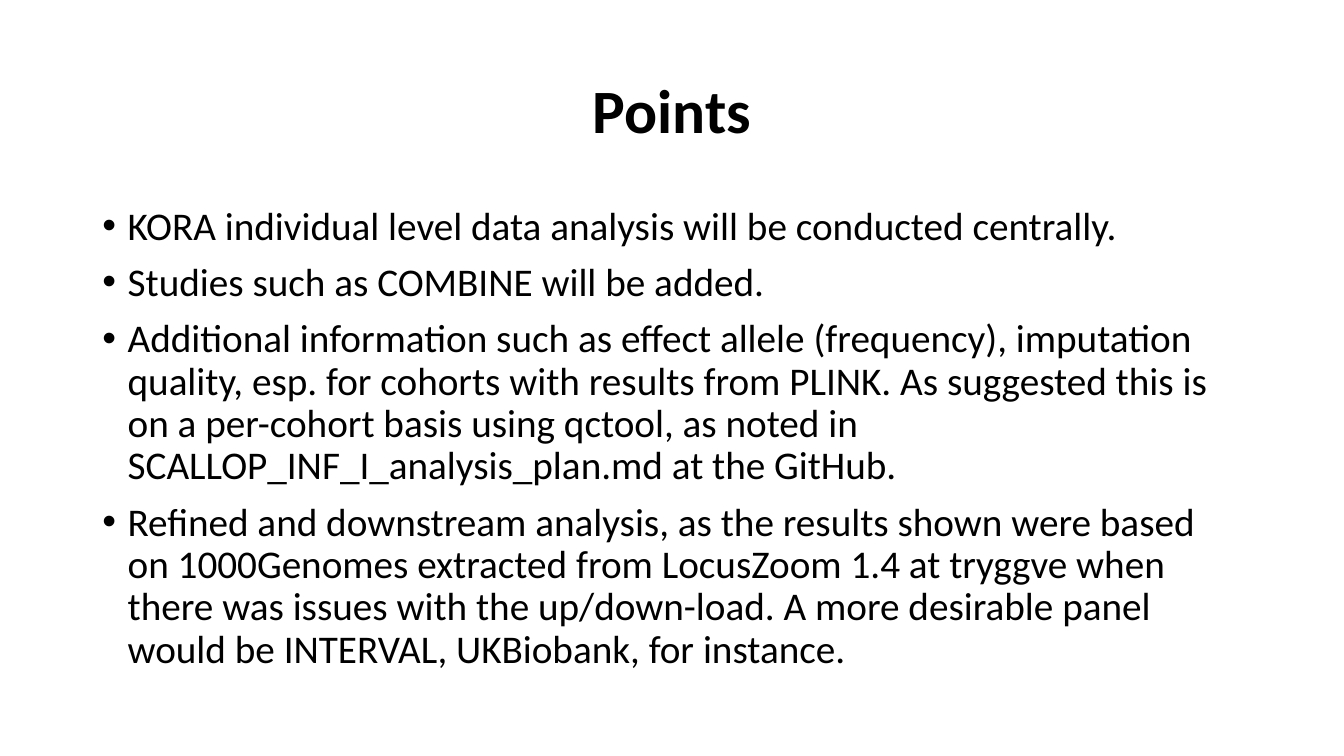
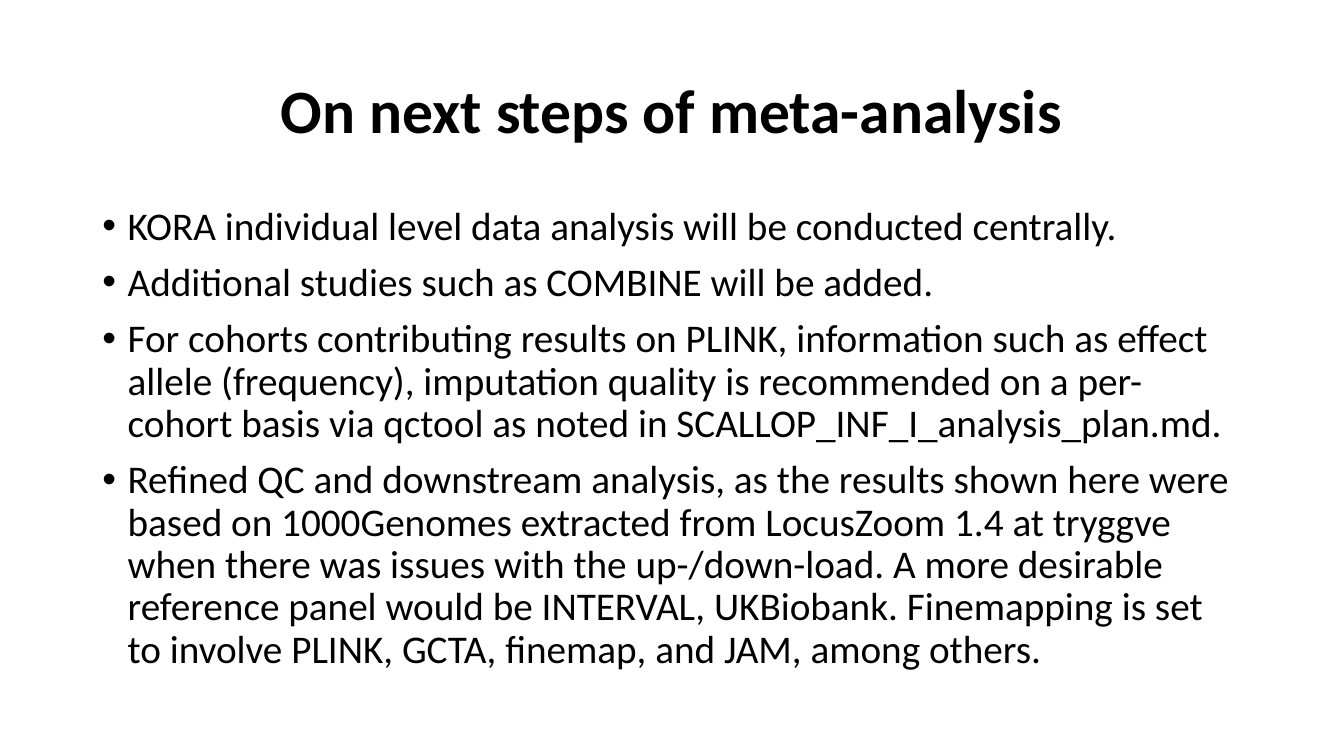
Before and after one commit to jinghuazhao/INF, a slide deck: slide 9 of doc/SCALLOP_INF1-291118.pptx (slide 11 before the commit). Drawn at 1344x756 pixels with LibreOffice and Linux fonts; fonts in the diff are those of the drawing. Boxes give left, top, right and bottom in pixels: in the first picture for what was removed or moved away, otherwise in the second. Text is boxed around its words. In the diff, an @@ line names an element or a change of style, - is before the commit and + after.

```diff
--- a/doc/SCALLOP_INF1-291118.pptx
+++ b/doc/SCALLOP_INF1-291118.pptx
@@ title at box(281, 89, 1061, 143): text changed @@
-Points
+On next steps of meta-analysis
@@ text at box(128, 268, 1229, 670): text changed @@
-• Studies such as COMBINE will be added.
-• Additional information such as effect allele (frequency), imputation quality, esp. for cohorts with results from PLINK. As suggested this is on a per-cohort basis using qctool, as noted in SCALLOP_INF_I_analysis_plan.md at the GitHub.
-• Refined and downstream analysis, as the results shown were based on 1000Genomes extracted from LocusZoom 1.4 at tryggve when there was issues with the up/down-load. A more desirable panel would be INTERVAL, UKBiobank, for instance.
+• Additional studies such as COMBINE will be added.
+• For cohorts contributing results on PLINK, information such as effect allele (frequency), imputation quality is recommended on a per-cohort basis via qctool as noted in SCALLOP_INF_I_analysis_plan.md.
+• Refined QC and downstream analysis, as the results shown here were based on 1000Genomes extracted from LocusZoom 1.4 at tryggve when there was issues with the up-/down-load. A more desirable reference panel would be INTERVAL, UKBiobank. Finemapping is set to involve PLINK, GCTA, finemap, and JAM, among others.
```
Also in this commit, not shown: 2 other slides changed, 3 slides added, 5 slides removed.
